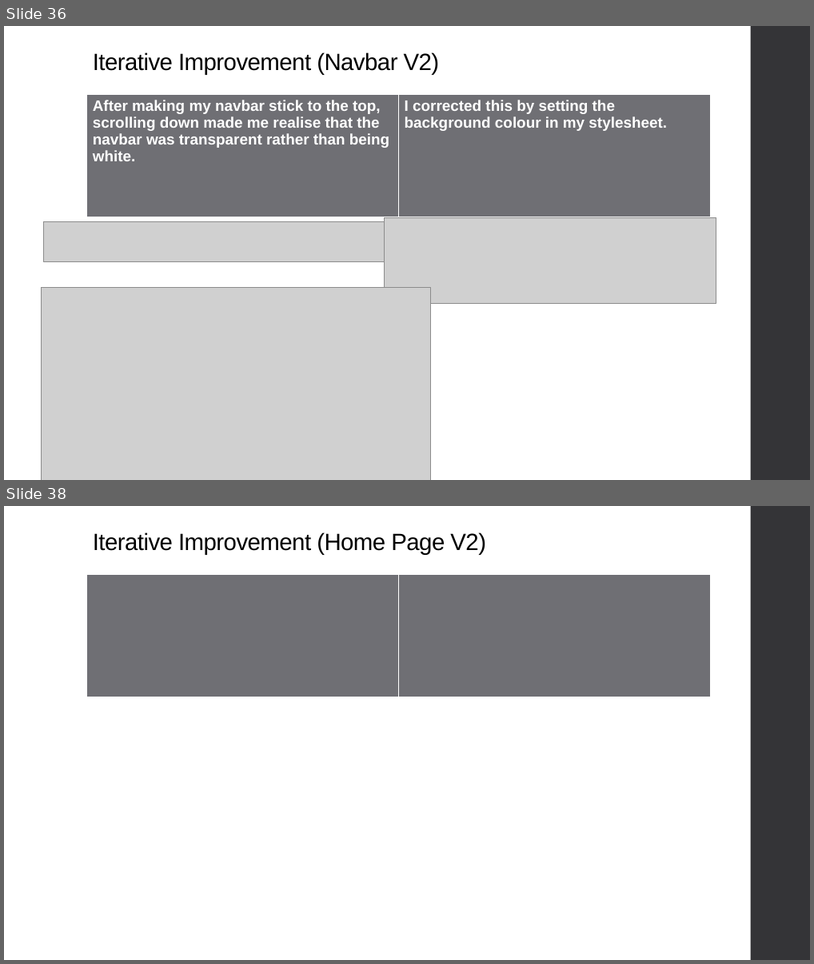
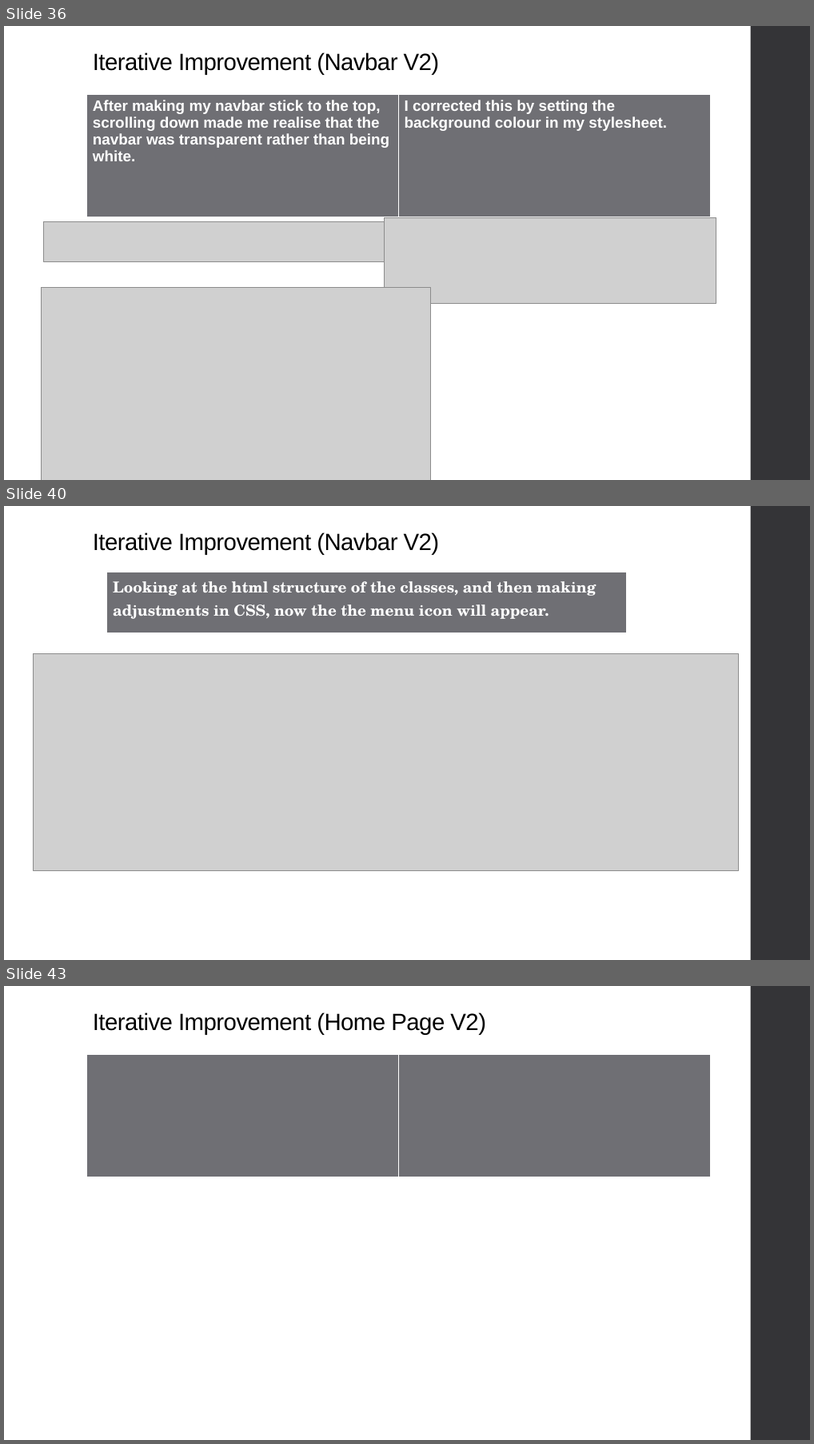
Before and after one commit to niuqaoJ-life/jollibee-fanpage, a slide deck: AS91903_91906_Evidence_Joaquin_Badenas.pptx. Shown one above the other, each under a label of ours: slides 36 and 38 before the commit, slides 36, 40 and 43 after it; the slides between them are not shown. The pictures are 814x964 and 814x1444 pixels, drawn with LibreOffice and Linux fonts; fonts in the diff are those of the drawing; grey boxes stand for pictures. Boxes give left, top, right and bottom in pixels: in the first picture for what was removed or moved away, otherwise in the second. Text is boxed around its words. In the diff, an @@ line names an element or a change of style, - is before the commit and + after.

Commit message:
Fixes Issue with Toggler Icon
Corrected problem where when screen is small, the toggler icon would not appear.

```diff
--- a/AS91903_91906_Evidence_Joaquin_Badenas.pptx
+++ b/AS91903_91906_Evidence_Joaquin_Badenas.pptx
@@ slide 40 added at [4,506,810,960], background #FFFFFF; not listed: 1 template element that a slide beside it also shows @@
@@ title added at [93,532,440,555], 28 pt, text #000000 @@
+Iterative Improvement (Navbar V2)
@@ table added at [107,572,627,634], 1 rows, 1 columns @@
+Looking at the html structure of the classes, and then making adjustments in CSS, now the the menu icon will appear.
@@ picture added at [34,654,739,870] @@
@@ what was slide 38 is now slide 43 @@
```
Also in this commit, not shown: 1 slide changed, 4 other slides added, 1 other file.
